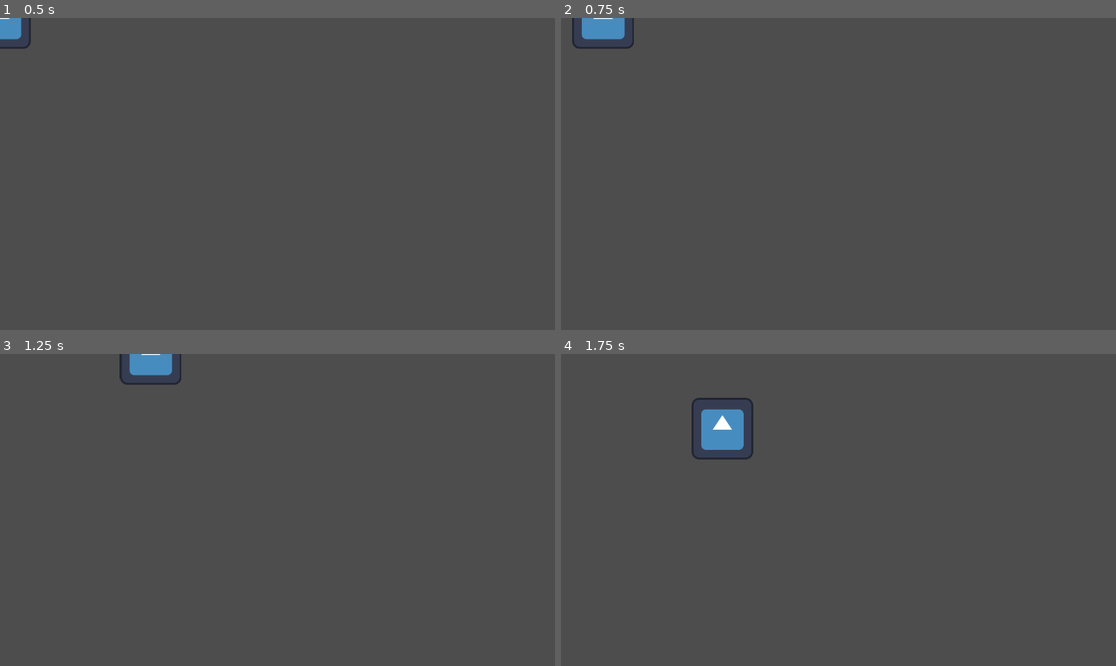
Above: before the commit, frames 1-4 (two rows, left to right).
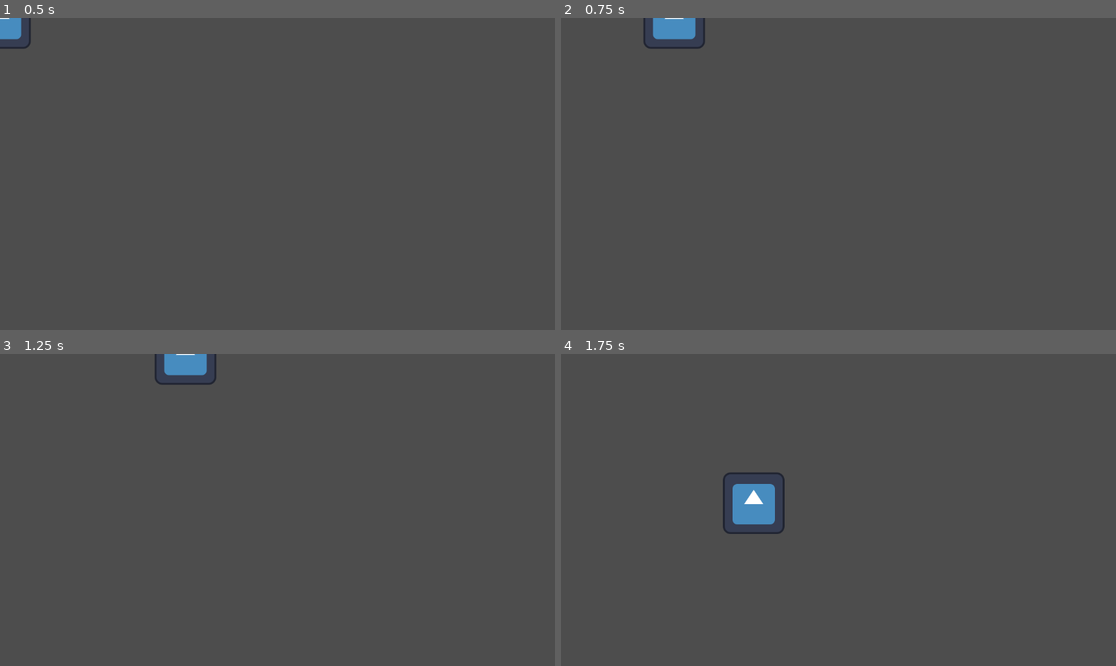
Above: after the commit, the same moments.

Repository: Chujo58/GameJam2025
Game: Godot game, scene res://test_character.tscn
Same seed, same stepped clock (60 frames per second), same inputs: the game is played once before the commit and once after it. The engine's default icon, where the game draws it, is replaced by a stand-in: a white triangle on a blue panel in a dark square.
Inputs:
- Up to frame 1 (0.5 s): no input
- Up to frame 2 (0.75 s): tap Enter at 0.5 s; hold Right (Right) from 0.53 s (still down); hold R (Run) from 0.53 s (still down)
- Up to frame 3 (1.25 s): keep holding Right (Right); keep holding R (Run)
- Up to frame 4 (1.75 s): release Right (Right) at 1.28 s; release R (Run) at 1.28 s; hold Down (Down) from 1.28 s (still down); tap R (Run) at 1.35 s

Frame 1 is identical in both runs. In frame 2, 1.3% of the frame differs, in the area x 2-26%, y 0-10%; in frame 3, 1.1%; in frame 4, 2.6%, in the area x 23-41%, y 14-58%.

Commit message:
fix dash

Diff:
--- a/test_character.gd
+++ b/test_character.gd
@@ -15,30 +15,16 @@
 	var input_direction = Input.get_vector("Left","Right","Up","Down")
 	velocity = input_direction*SPEED
 
-func _input(event):
-	if event is InputEventKey and event.is_pressed():
-		if last_keycode == event.keycode and doubletap_time > 0 and dash_time > 0:
-			if String.chr(last_keycode) == 'R':
-				SPEED = DASH_SPEED
-			last_keycode = 0
-		else:
-			last_keycode = event.keycode
-			if dash_time < 0:
-				SPEED = RUN_SPEED
-
-		doubletap_time = DOUBLETAP_DELAY
-
-	if event.is_action_released("Run"):
-		SPEED = DEFAULT_SPEED
-
-
 
 func _physics_process(delta: float) -> void:
 	get_input()
 	move_and_slide()
 
-	doubletap_time -= delta
-	dash_time -= delta
+	if Input.is_action_just_pressed("Run"):
+		$DashTimer.start()
+		SPEED = DASH_SPEED
+		velocity = Input.get_vector("Left","Right","Up","Down")*SPEED
 
-	if Input.is_action_pressed("Run"):
-		SPEED = RUN_SPEED
+
+func _on_dash_timer_timeout() -> void:
+	SPEED = DEFAULT_SPEED
--- a/test_character.tscn
+++ b/test_character.tscn
@@ -15,3 +15,8 @@
 
 [node name="Sprite2D" type="Sprite2D" parent="."]
 texture = ExtResource("1_7ao7v")
+
+[node name="DashTimer" type="Timer" parent="."]
+wait_time = 0.12
+
+[connection signal="timeout" from="DashTimer" to="." method="_on_dash_timer_timeout"]
